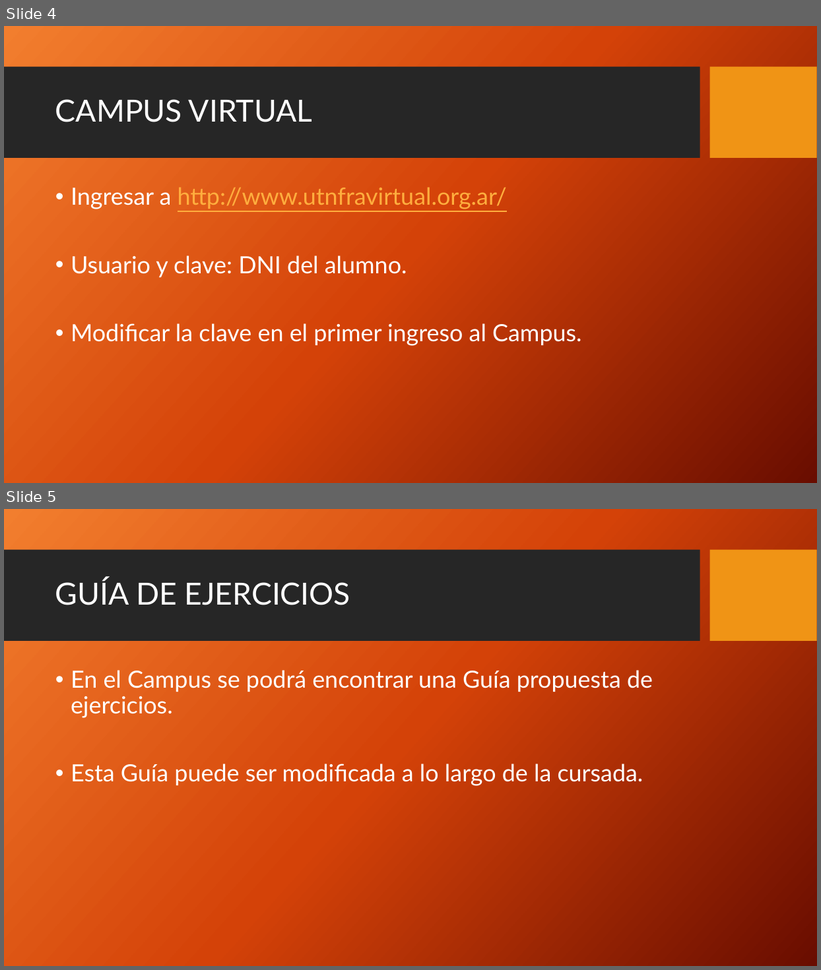
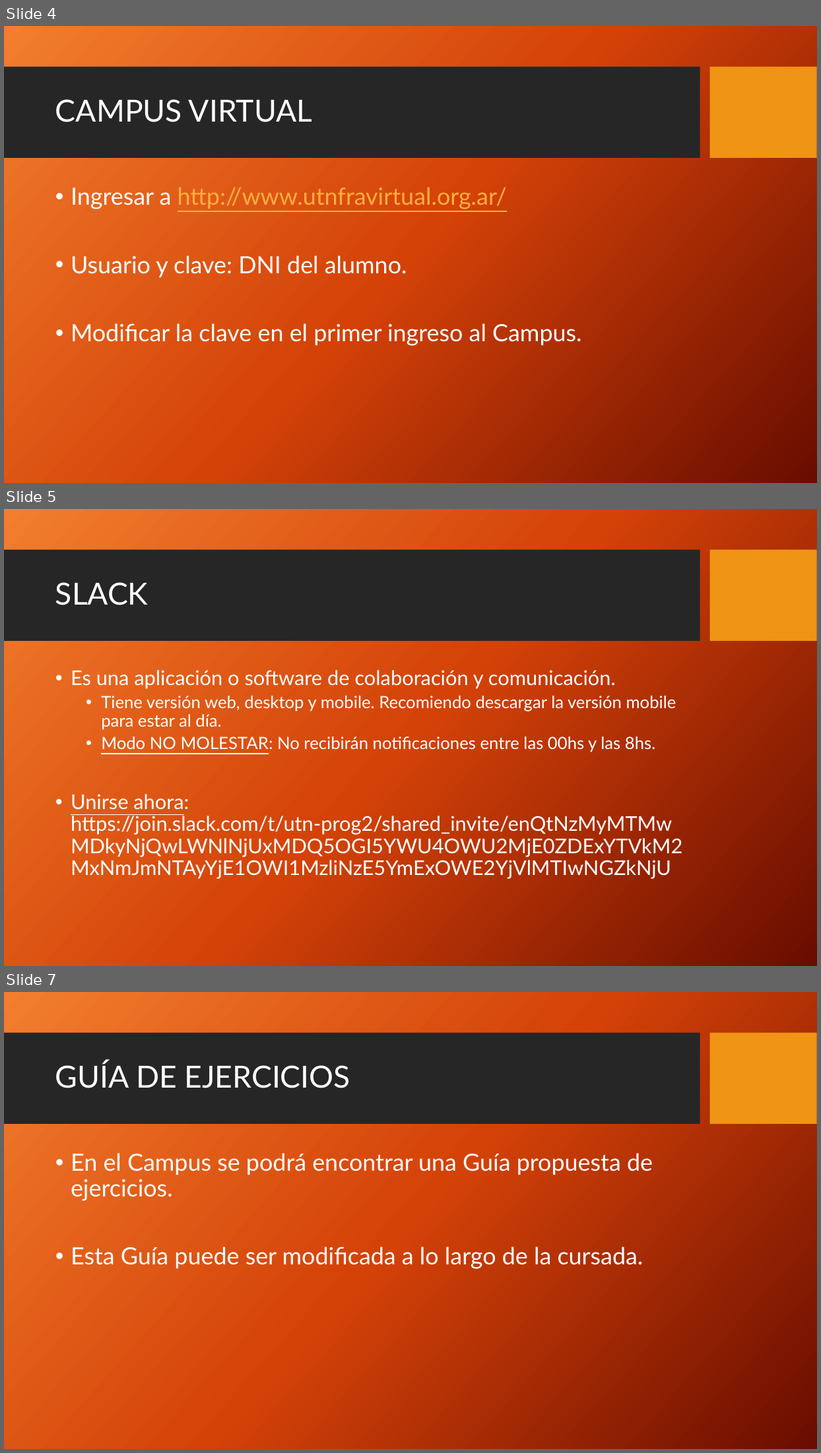
Before and after one commit to FedeDavila1984/utn_prog_y_lab_II, a slide deck: PPTs/Programacion y Laboratorio II-201908.pptx. Shown one above the other, each under a label of ours: slides 4 and 5 before the commit, slides 4, 5 and 7 after it; the slides between them are not shown. The pictures are 821x970 and 821x1453 pixels, drawn with LibreOffice and Linux fonts; fonts in the diff are those of the drawing; background and template pictures are left out. Boxes give left, top, right and bottom in pixels: in the first picture for what was removed or moved away, otherwise in the second. Text is boxed around its words. In the diff, an @@ line names an element or a change of style, - is before the commit and + after.

Commit message:
Premisas Slack

```diff
--- a/PPTs/Programacion y Laboratorio II-201908.pptx
+++ b/PPTs/Programacion y Laboratorio II-201908.pptx
@@ slide 5 added at box(4, 509, 817, 966), background picture (left out); not listed: 2 template elements that a slide beside it also shows @@
@@ title added at box(55, 582, 149, 605), 36 pt, text #FFFFFF @@
+SLACK
@@ text added at box(71, 670, 677, 835), 24 pt, text #FFFFFF @@
+• Es una aplicación o software de colaboración y comunicación.
+  • Tiene versión web, desktop y mobile. Recomiendo descargar la versión mobile para estar al día.
+  • Modo NO MOLESTAR: No recibirán notificaciones entre las 00hs y las 8hs.
+• Unirse ahora: https://join.slack.com/t/utn-prog2/shared_invite/enQtNzMyMTMwMDkyNjQwLWNlNjUxMDQ5OGI5YWU4OWU2MjE0ZDExYTVkM2MxNmJmNTAyYjE1OWI1MzliNzE5YmExOWE2YjVlMTIwNGZkNjU
@@ what was slide 5 is now slide 7 @@
```
Also in this commit, not shown: 1 other slide added.
